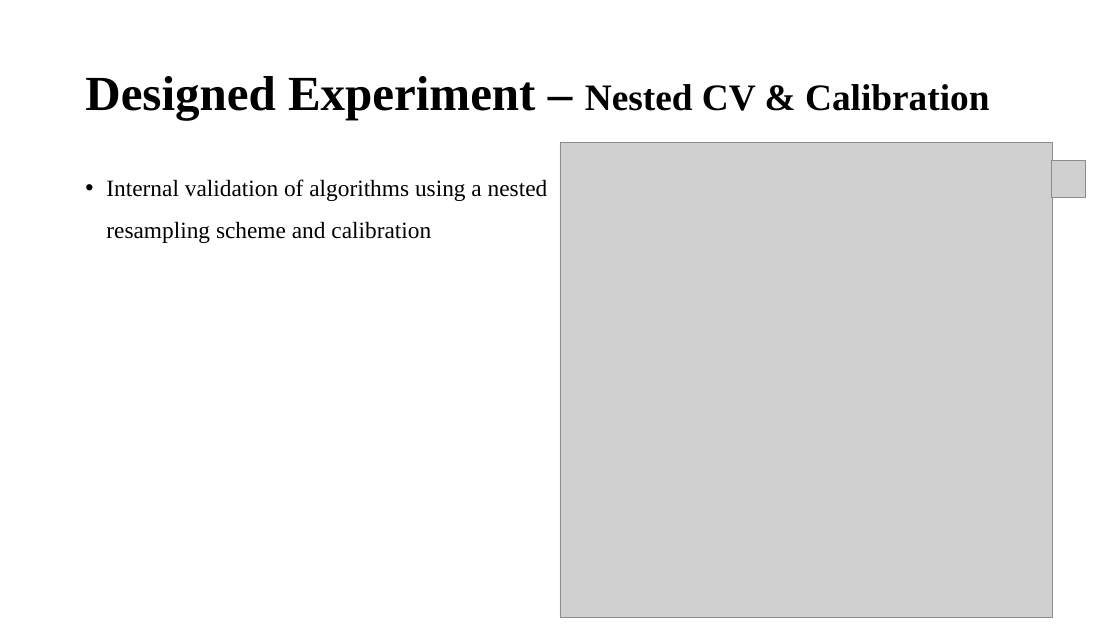
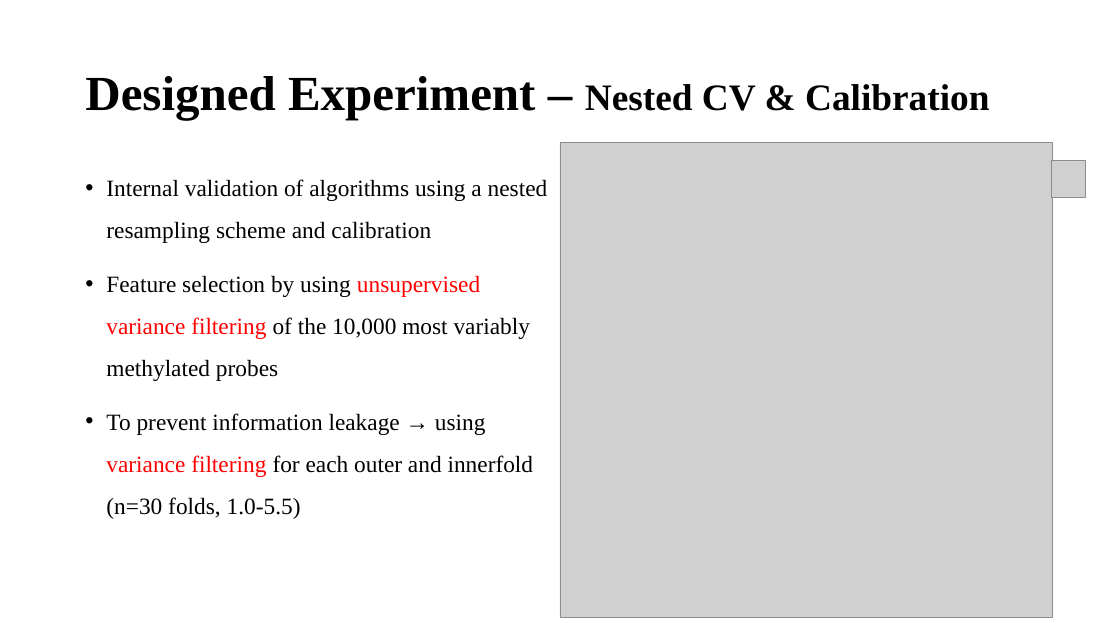
Before and after one commit to bernie6401/NTU_ML, a slide deck: slide 14 of Final Project/Final Paper/HO-Machine learning workflows.pptx (slide 13 before the commit). Drawn at 1120x630 pixels with LibreOffice and Linux fonts; fonts in the diff are those of the drawing; grey boxes stand for pictures; background and template pictures are left out. Boxes give left, top, right and bottom in pixels: in the first picture for what was removed or moved away, otherwise in the second. Text is boxed around its words. In the diff, an @@ line names an element or a change of style, - is before the commit and + after.

```diff
--- a/Final Project/Final Paper/HO-Machine learning workflows.pptx
+++ b/Final Project/Final Paper/HO-Machine learning workflows.pptx
@@ text at bbox=[106, 275, 534, 519]: paragraphs added @@
+• Feature selection by using unsupervised variance filtering of the 10,000 most variably methylated probes
+• To prevent information leakage → using variance filtering for each outer and innerfold (n=30 folds, 1.0-5.5)
```
Also in this commit, not shown: 10 other slides changed, 16 slides added, 1 other file.
